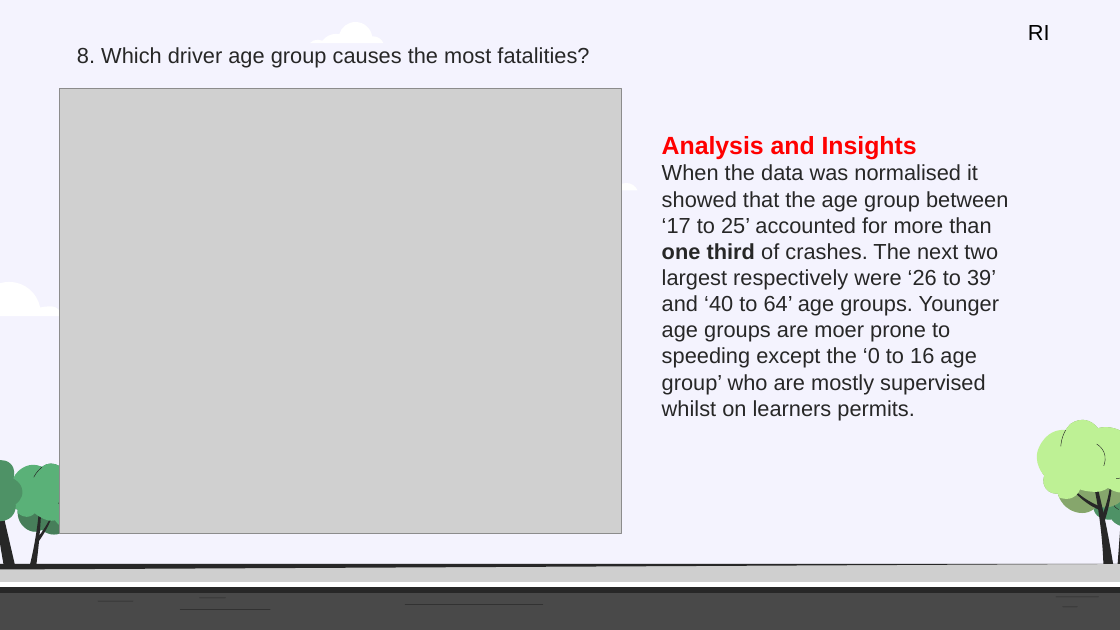
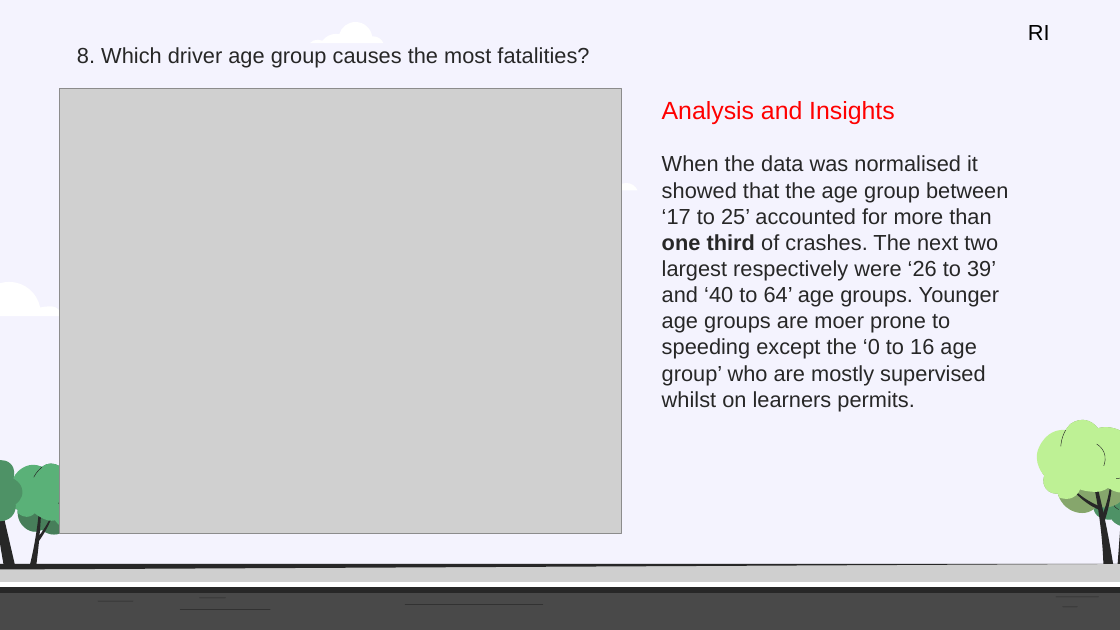
Before and after one commit to Kapedes/project-1-group-2, a slide deck: slide 12 of Insights and analysis of Crash Statistics in Australia.pptx. Drawn at 1120x630 pixels with LibreOffice and Linux fonts; fonts in the diff are those of the drawing; grey boxes stand for pictures. Boxes give left, top, right and bottom in pixels: in the first picture for what was removed or moved away, otherwise in the second. Text is boxed around its words. In the diff, an @@ line names an element or a change of style, - is before the commit and + after.

```diff
--- a/Insights and analysis of Crash Statistics in Australia.pptx
+++ b/Insights and analysis of Crash Statistics in Australia.pptx
@@ text "Analysis and Insights": place and size @@
-text "Analysis and Insights" at box(662, 136, 1008, 420)
+text "Analysis and Insights" at box(662, 101, 1008, 412)
@@ text at box(662, 101, 894, 124): bold off in "Analysis and Insights" @@
```
Also in this commit, not shown: 11 other slides changed, 1 other file.
